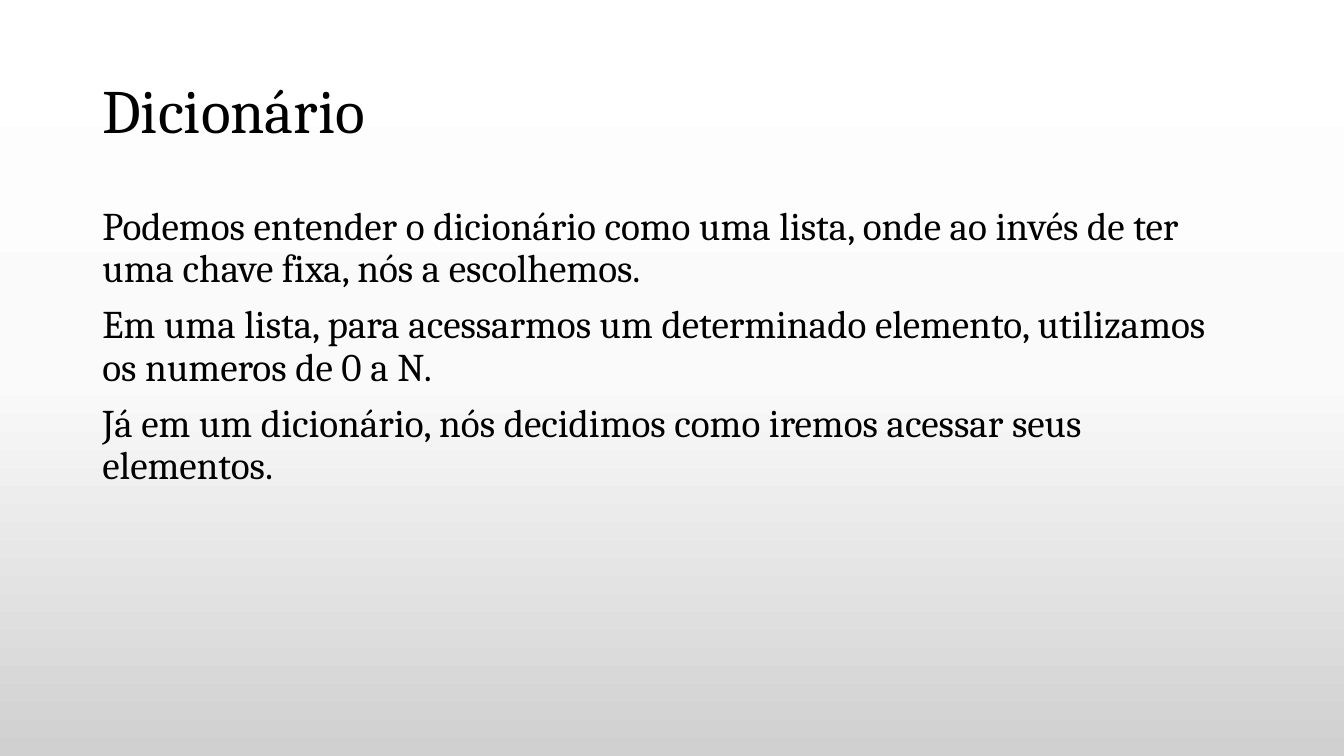
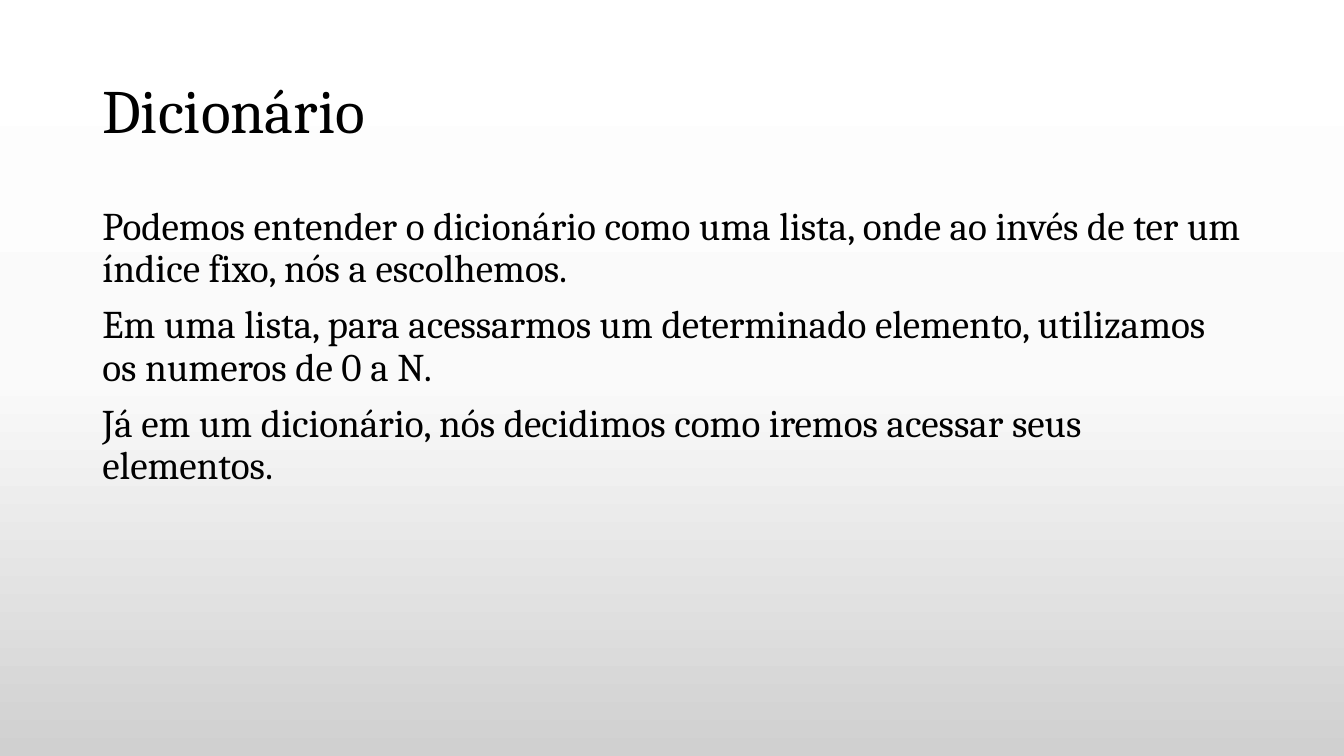
Before and after one commit to daniellygj/Fatec, a slide deck: slide 13 of 1º semestre/Revisões by danny/2º bimestre/Revisão Algoritmos.pptx (slide 8 before the commit). Drawn at 1344x756 pixels with LibreOffice and Linux fonts; fonts in the diff are those of the drawing; background and template pictures are left out. Boxes give left, top, right and bottom in pixels: in the first picture for what was removed or moved away, otherwise in the second. Text is boxed around its words. In the diff, an @@ line names an element or a change of style, - is before the commit and + after.

```diff
--- a/1º semestre/Revisões by danny/2º bimestre/Revisão Algoritmos.pptx
+++ b/1º semestre/Revisões by danny/2º bimestre/Revisão Algoritmos.pptx
@@ text at <box>102,212,1240,287</box>: text changed @@
-Podemos entender o dicionário como uma lista, onde ao invés de ter uma chave fixa, nós a escolhemos.
+Podemos entender o dicionário como uma lista, onde ao invés de ter um índice fixo, nós a escolhemos.
```
Also in this commit, not shown: 8 other slides changed, 5 slides added.
